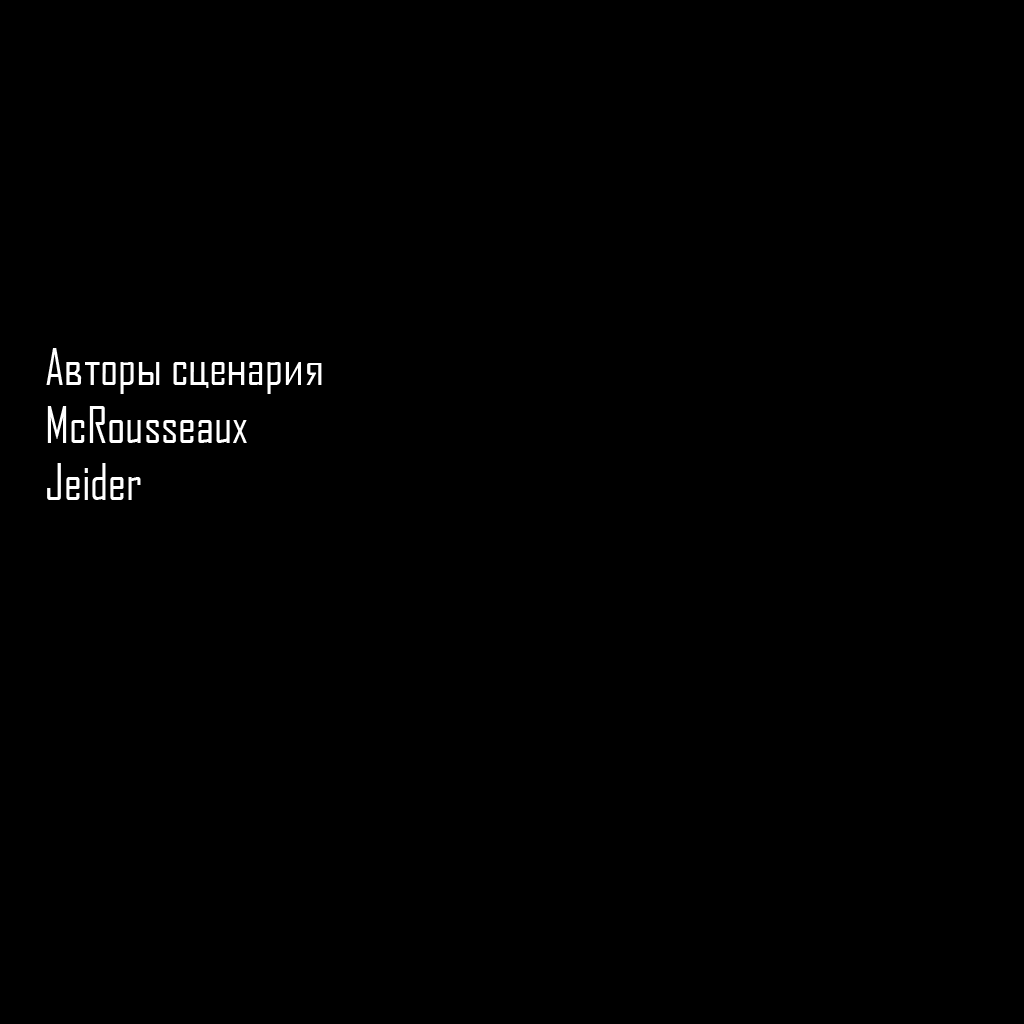
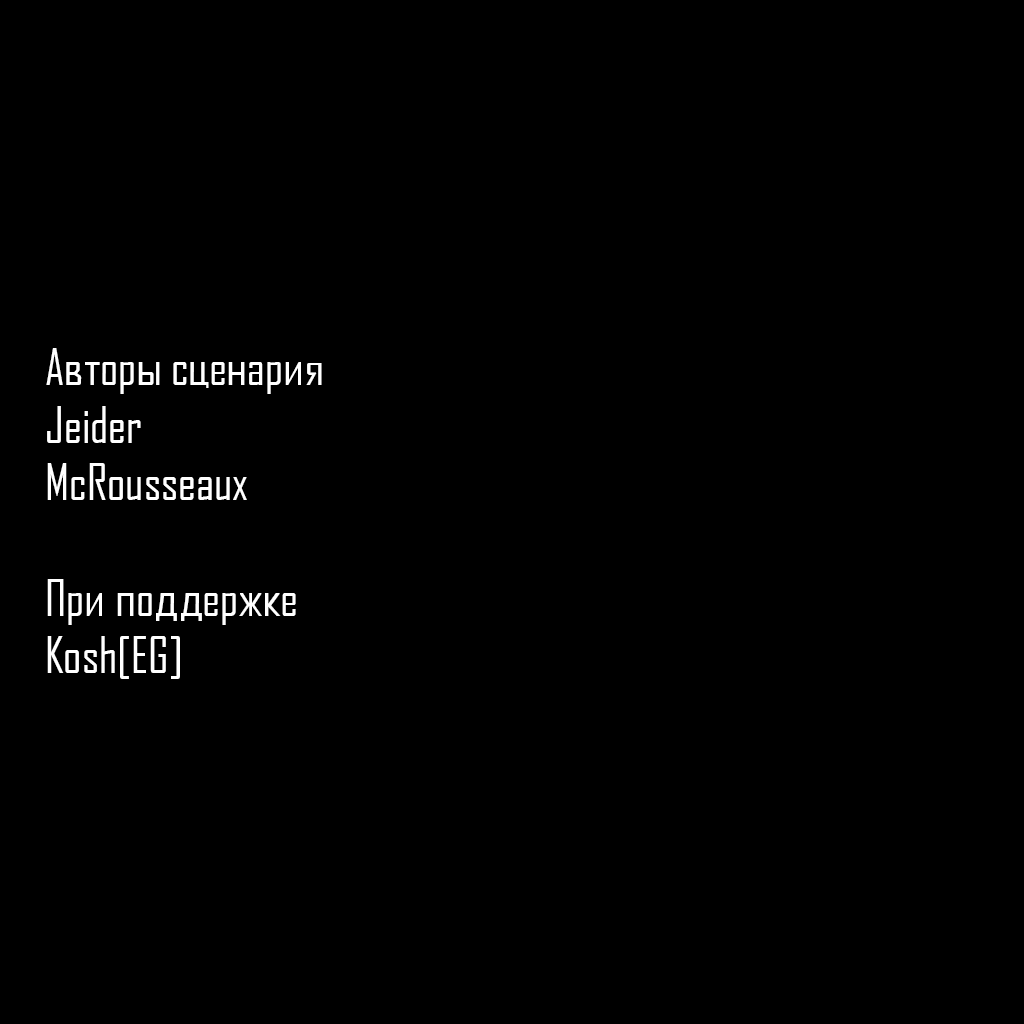
Two versions of the same layered image (1024 × 1024). Layer-by-layer changes:
renamed "Авторы сценария McRousseaux Jeider" to "Авторы сценария Jeider McRousseaux При поддержке Kosh[EG]", painted on it over bbox(46, 348, 322, 679)
